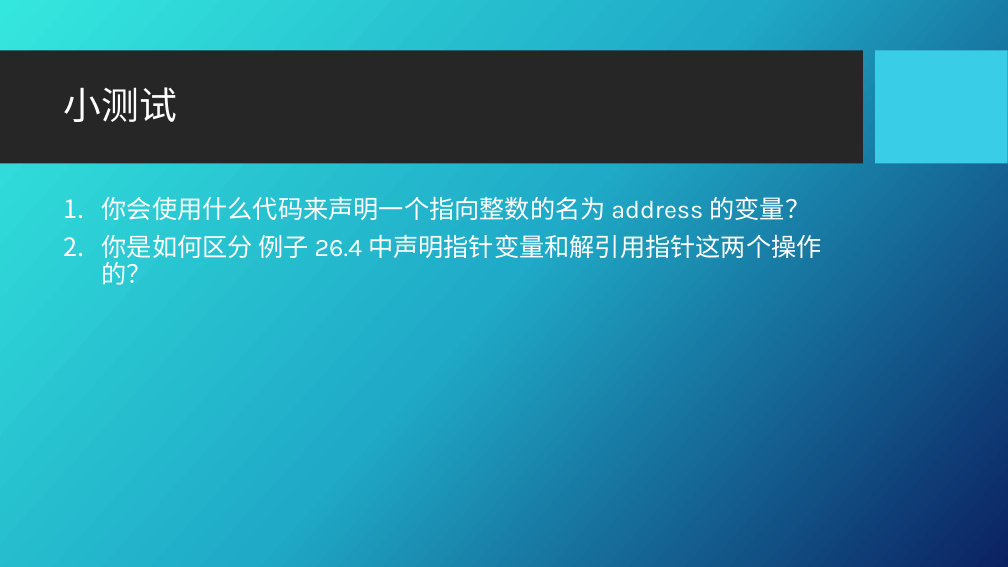
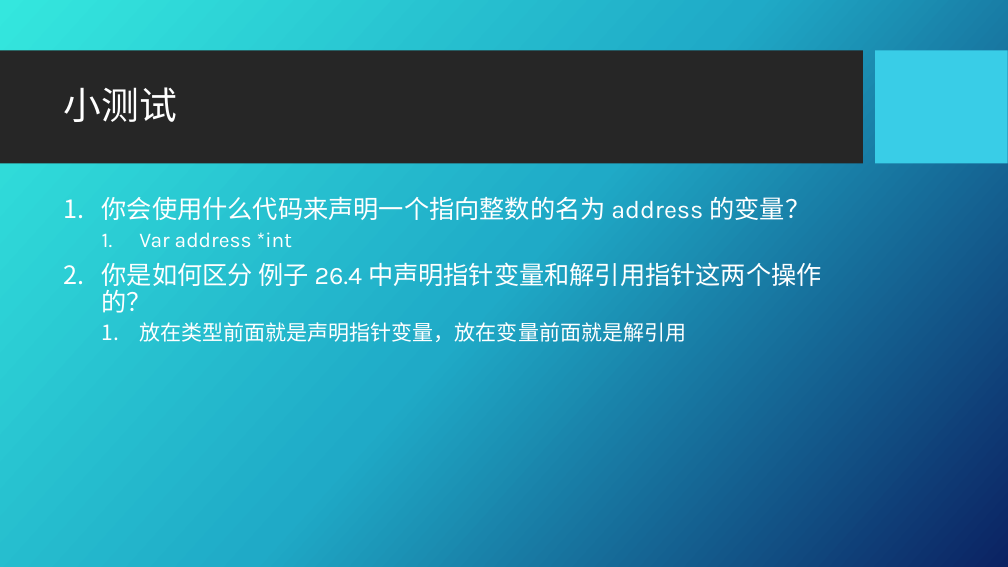
Before and after one commit to Applevegetable/note, a slide deck: slide 8 of PPT/Go 26.pptx. Drawn at 1008x567 pixels with LibreOffice and Linux fonts; fonts in the diff are those of the drawing; background and template pictures are left out. Boxes give left, top, right and bottom in pixels: in the first picture for what was removed or moved away, otherwise in the second. Text is boxed around its words. In the diff, an @@ line names an element or a change of style, - is before the commit and + after.

```diff
--- a/PPT/Go 26.pptx
+++ b/PPT/Go 26.pptx
@@ text at (139,232,293,248): paragraph added @@
+  1. Var address *int
@@ text at (139,319,686,345): paragraph added @@
+  1. 放在类型前面就是声明指针变量，放在变量前面就是解引用
```
Also in this commit, not shown: 1 other slide changed, 23 other files.
